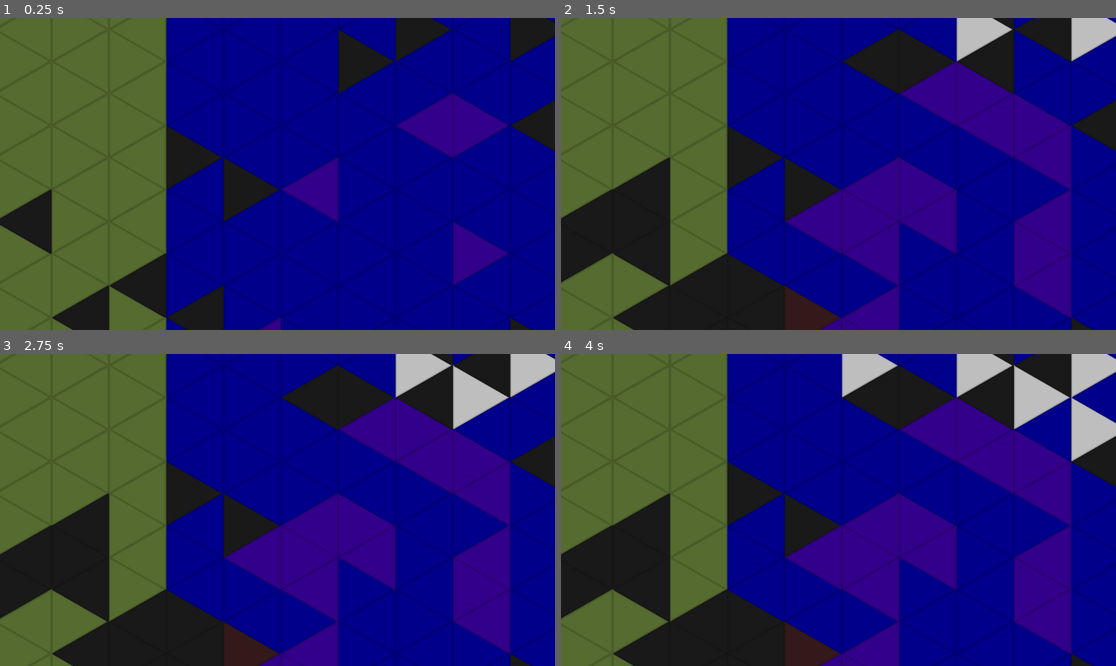
Above: before the commit, frames 1-4 (two rows, left to right).
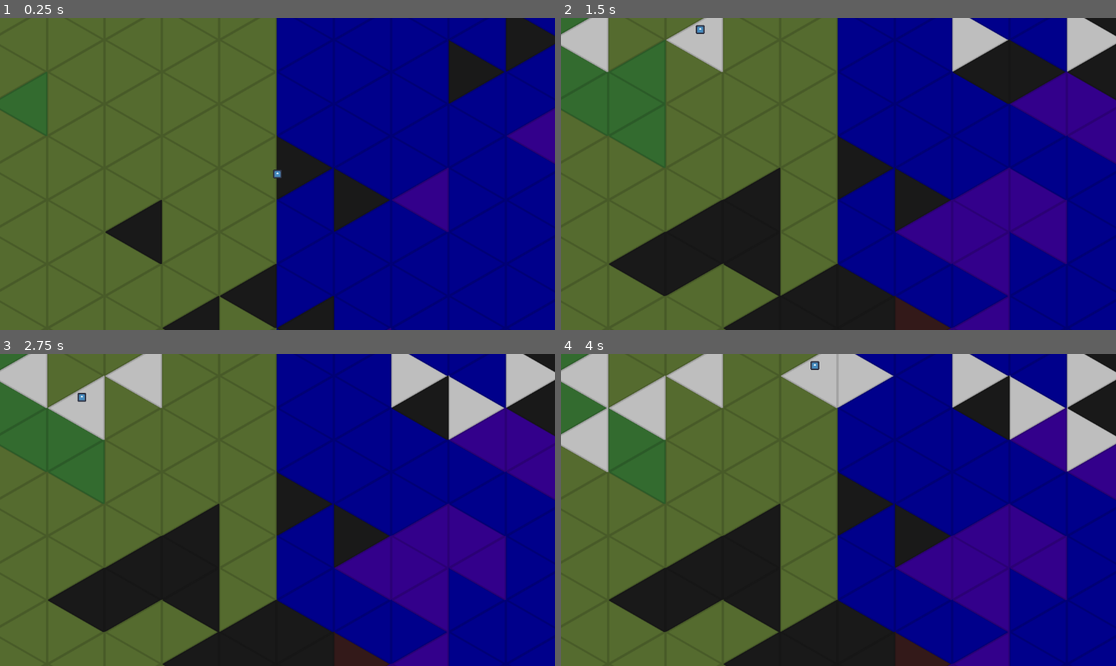
Above: after the commit, the same moments.

Repository: arrowira/microjam57
Game: Godot game, scene res://scenes/main.tscn
The game is run twice, just before and just after one commit, with the same random seed, the same clock (stepped at 60 frames per second) and the same inputs. The engine's default icon, where the game draws it, is replaced by a stand-in: a white triangle on a blue panel in a dark square.
Inputs (mouse positions are in pixels of both pictures, inside the frame that each line leads up to):
- Up to frame 1 (0.25 s): no input
- Up to frame 2 (1.5 s): tap Enter at 0.5 s; move the mouse to (1093, 30) at 0.52 s; click (1093, 30) at 0.6 s; tap Space at 1.25 s; move the mouse to (977, 30) at 1.27 s; click (977, 30) at 1.35 s
- Up to frame 3 (2.75 s): tap Enter at 2 s; move the mouse to (471, 397) at 2.02 s; click (471, 397) at 2.1 s
- Up to frame 4 (4 s): tap Space at 2.75 s; move the mouse to (1093, 428) at 2.77 s; click (1093, 428) at 2.85 s; tap Enter at 3.5 s; move the mouse to (860, 366) at 3.52 s; click (860, 366) at 3.6 s

The runs differ from the first frame. In frame 1, 37% of the frame differs, in the area x 0-100%, y 0-100%; in frame 2, 63%; in frame 3, 63%; in frame 4, 62%.

Commit message:
symmetrical clicking

Diff:
--- a/colonysim-micro-jam/scenes/main.tscn
+++ b/colonysim-micro-jam/scenes/main.tscn
@@ -1,7 +1,8 @@
-[gd_scene load_steps=4 format=3 uid="uid://do2y2rxcevt50"]
+[gd_scene load_steps=5 format=3 uid="uid://do2y2rxcevt50"]
 
 [ext_resource type="PackedScene" uid="uid://boxtb7fd348qt" path="res://scenes/tilegroup.tscn" id="1_0wfyh"]
 [ext_resource type="Script" uid="uid://carv07d8dyemw" path="res://scripts/camera.gd" id="2_0wfyh"]
+[ext_resource type="PackedScene" uid="uid://dy0bdojpmvwjh" path="res://scenes/mousemirror.tscn" id="3_sugp2"]
 
 [sub_resource type="CapsuleShape2D" id="CapsuleShape2D_0wfyh"]
 radius = 240.00003
@@ -10,7 +11,7 @@
 [node name="main" type="Node2D"]
 
 [node name="tileGroup" parent="." instance=ExtResource("1_0wfyh")]
-position = Vector2(-2310, -3279)
+position = Vector2(-1983, -3248)
 
 [node name="Camera2D" type="Camera2D" parent="."]
 zoom = Vector2(0.7, 0.7)
@@ -25,5 +26,7 @@
 rotation = 1.5707964
 shape = SubResource("CapsuleShape2D_0wfyh")
 
+[node name="mousemirror" parent="." instance=ExtResource("3_sugp2")]
+
 [connection signal="mouse_entered" from="CanvasLayer/Area2D" to="Camera2D" method="_on_area_2d_mouse_entered"]
 [connection signal="mouse_exited" from="CanvasLayer/Area2D" to="Camera2D" method="_on_area_2d_mouse_exited"]
--- /dev/null
+++ b/colonysim-micro-jam/scenes/mousemirror.tscn
@@ -0,0 +1,18 @@
+[gd_scene load_steps=4 format=3 uid="uid://dy0bdojpmvwjh"]
+
+[ext_resource type="Script" uid="uid://nt3n8533duc7" path="res://scripts/mousemirror.gd" id="1_fl3jj"]
+[ext_resource type="Texture2D" uid="uid://cu2880x8adomh" path="res://icon.svg" id="2_uopra"]
+
+[sub_resource type="CircleShape2D" id="CircleShape2D_uopra"]
+
+[node name="mousemirror" type="Node2D"]
+script = ExtResource("1_fl3jj")
+
+[node name="Sprite2D" type="Sprite2D" parent="."]
+scale = Vector2(0.2, 0.2)
+texture = ExtResource("2_uopra")
+
+[node name="mouse" type="Area2D" parent="."]
+
+[node name="CollisionShape2D" type="CollisionShape2D" parent="mouse"]
+shape = SubResource("CircleShape2D_uopra")
--- /dev/null
+++ b/colonysim-micro-jam/scripts/mousemirror.gd
@@ -0,0 +1,7 @@
+extends Node2D
+
+
+
+# Called every frame. 'delta' is the elapsed time since the previous frame.
+func _process(delta: float) -> void:
+	position = Vector2(-get_global_mouse_position().x,get_global_mouse_position().y)
--- a/colonysim-micro-jam/scripts/tile.gd
+++ b/colonysim-micro-jam/scripts/tile.gd
@@ -25,6 +25,9 @@
 func _process(delta: float) -> void:
 	if Input.is_action_just_pressed("click") and inMouse:
 		$EquilateralTriangle.modulate = Color.GRAY
+		for area in get_parent().get_parent().get_node("mousemirror").get_node("mouse").get_overlapping_areas():
+			if area.name == "clickbox":
+				area.get_parent().get_node("EquilateralTriangle").modulate = Color.GRAY
 
 
 func _on_clickbox_mouse_entered() -> void:
Not shown, added: colonysim-micro-jam/scripts/mousemirror.gd.uid
